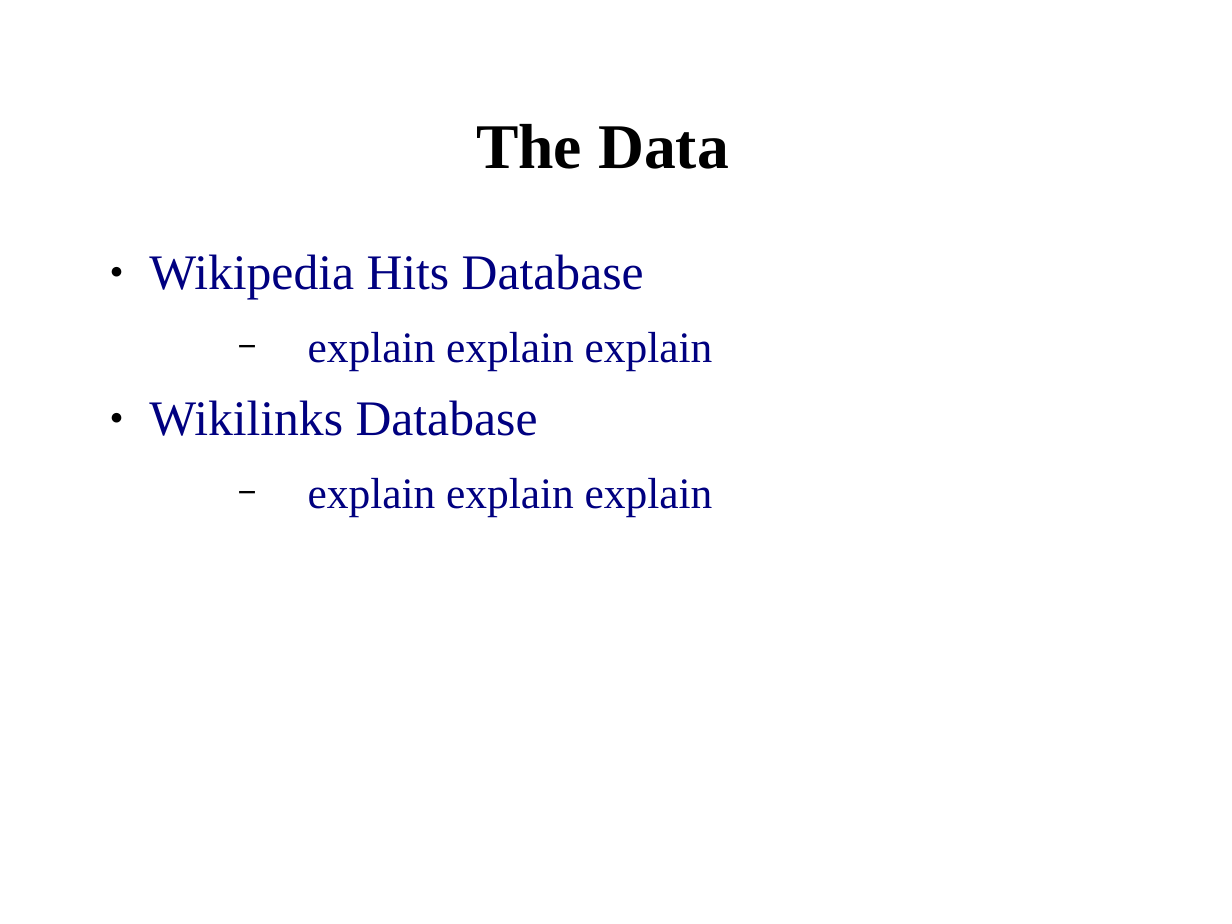
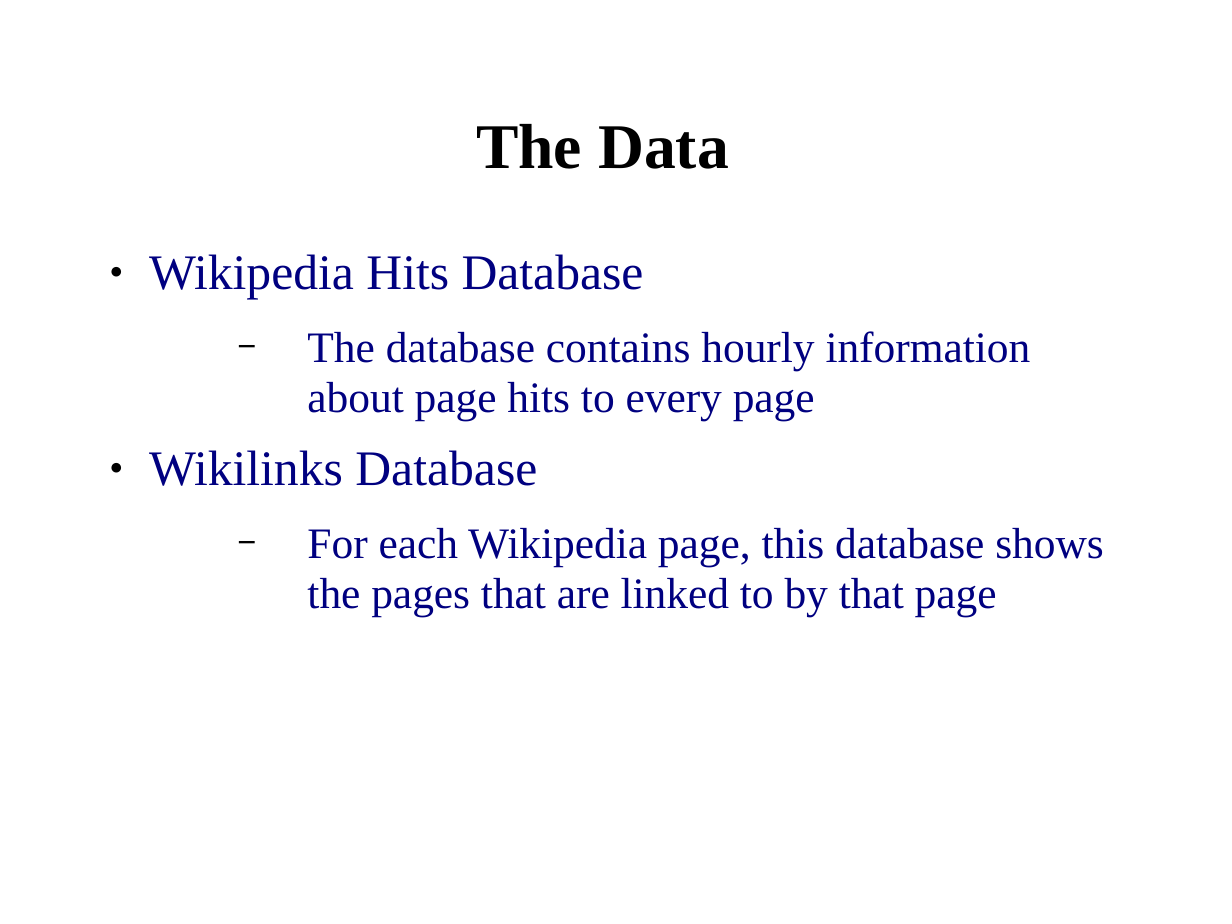
Before and after one commit to lasutschinkow/lasutschinkow-cs123, a slide deck: slide 3 of Presentations/prototype_presentation.ppt. Drawn at 1232x924 pixels with LibreOffice and Linux fonts; fonts in the diff are those of the drawing; background and template pictures are left out. Boxes give left, top, right and bottom in pixels: in the first picture for what was removed or moved away, otherwise in the second. Text is boxed around its words. In the diff, an @@ line names an element or a change of style, - is before the commit and + after.

```diff
--- a/Presentations/prototype_presentation.ppt
+++ b/Presentations/prototype_presentation.ppt
@@ text at (307, 331, 1031, 421): text changed @@
-  − explain explain explain
+  − The database contains hourly information about page hits to every page
@@ text at (307, 528, 1104, 616): text changed @@
-  − explain explain explain
+  − For each Wikipedia page, this database shows the pages that are linked to by that page
```
Also in this commit, not shown: 6 slides added, 2 slides removed.
